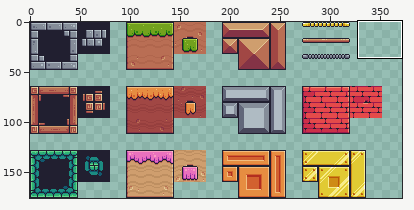
Edited in one commit: sprite sheet (Terrain (16x16).png). The picture above shows the old version from afar; the outline marks the close-up.
Close-up. Before:
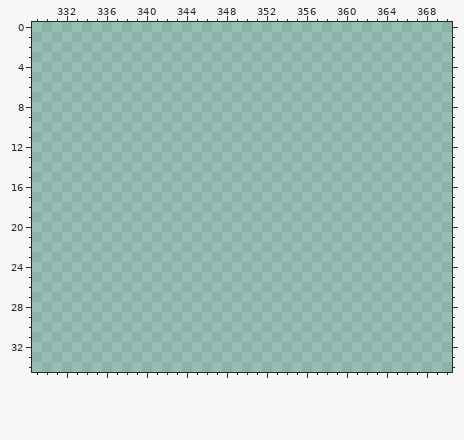
The file is 393x176 pixels. Shown: x 329..370, y 0..34. The wide view leaves out empty margins.
Palette (. is transparent): 
And afterwards:
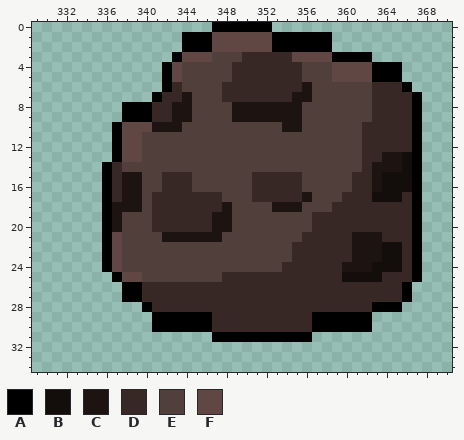
Colours new in this view: A #000000  B #130d0c  C #1d1412  D #372826  E #513f3b  F #614744
Edits made:
Changed rows in their new state; - is an unchanged pixel.
first column x 336:
 0 -----------AAAAAA---------------
 1 --------AAAFFFFFFAAAAAA---------
 2 --------AAAFFFFFFAAAAAA---------
 3 -------AFFFEEEDDDDDFFFFAAAA-----
 4 ------AFEEEEEDDDDDDDEEEFFFFAAA--
 5 ------AFEEEEEDDDDDDDEEEFFFFAAA--
 6 ------ADEEEEDDDDDDDDCEEEEEEDDDA-
 7 -----ADDCEEEDDDDDDDCCEEEEEEDDDDA
 8 --AAADDCCEEEECCCCCCCEEEEEEEDDDDA
 9 --AAADDCCEEEECCCCCCCEEEEEEEDDDDA
10 -AFFFCCCEEEEEEEEEECCEEEEEEDDDDDA
11 -AFFEEEEEEEEEEEEEEEEEEEEEEDDDDDA
12 -AFFEEEEEEEEEEEEEEEEEEEEEEDDDDDA
13 -AFFEEEEEEEEEEEEEEEEEEEEEEDDCCBA
14 ADEEEEEEEEEEEEEEEEEEEEEEEEDCCCBA
15 ADCCEEDDDEEEEEEDDDDDEEEEEDDCBBBA
16 ADCCEEDDDEEEEEEDDDDDEEEEEDDCBBBA
17 ADCCEDDDDDDDEEEDDDDDCEEEDDDBBBDA
18 ACCCEDDDDDDDCEEEECCCEEEDDDDDDDDA
19 ACEEEDDDDDDCCEEEEEEEEDDDDDDDDDDA
20 ACEEEDDDDDDCCEEEEEEEEDDDDDDDDDDA
21 AFEEEECCCCCCEEEEEEEEDDDDDCCCDDDA
22 AFEEEEEEEEEEEEEEEEEDDDDDDCCCBBDA
23 AFEEEEEEEEEEEEEEEEEDDDDDDCCCBBDA
24 AFEEEEEEEEEEEEEEEEDDDDDDCCCBBBDA
25 -AFFEEEEEEEEDDDDDDDDDDDDBBBBDDDA
26 --AADDDDDDDDDDDDDDDDDDDDDDDDDDA-
27 --AADDDDDDDDDDDDDDDDDDDDDDDDDDA-
28 ----ADDDDDDDDDDDDDDDDDDDDDDAAA--
29 -----AAAAAADDDDDDDDDDAAAAAA-----
30 -----AAAAAADDDDDDDDDDAAAAAA-----
31 -----------AAAAAAAAAA-----------
Where, in picture pixels (left, top, right, bottom), the same in both close-ups:
added: (102, 22, 422, 342)
